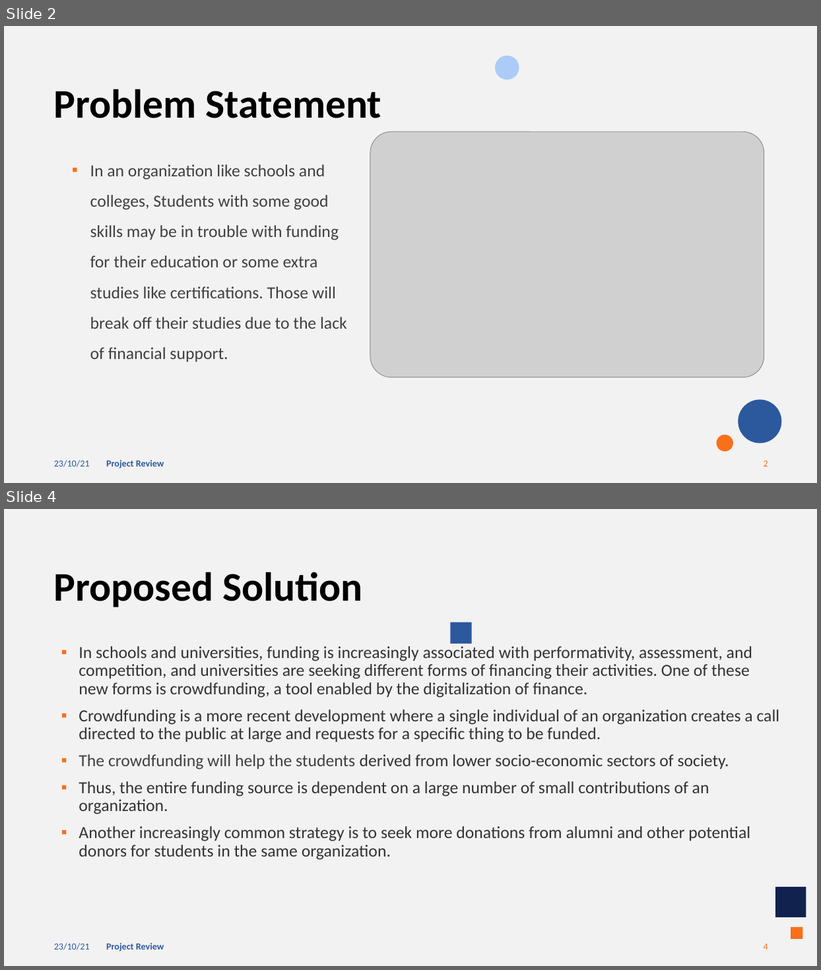
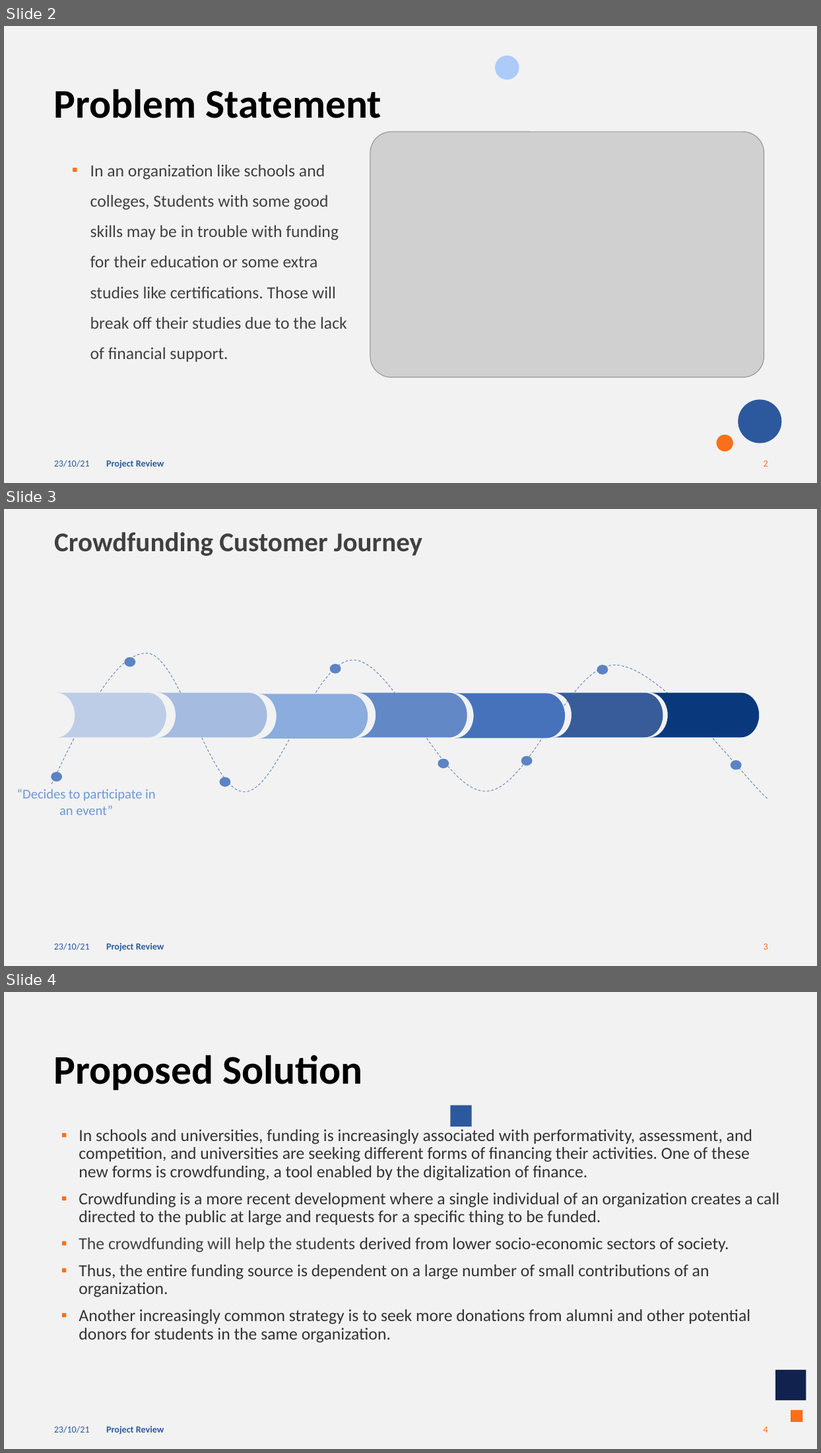
Before and after one commit to karthifairhawn/Fundsho-Crowdfunding-Frontend, a slide deck: Other/Project Review - Product Design and Dev.pptx. Shown one above the other, each under a label of ours: slides 2 and 4 before the commit, slides 2, 3 and 4 after it; the slides between them are not shown. The pictures are 821x970 and 821x1453 pixels, drawn with LibreOffice and Linux fonts; fonts in the diff are those of the drawing; grey boxes stand for pictures. Boxes give left, top, right and bottom in pixels: in the first picture for what was removed or moved away, otherwise in the second. Text is boxed around its words. In the diff, an @@ line names an element or a change of style, - is before the commit and + after.

```diff
--- a/Other/Project Review - Product Design and Dev.pptx
+++ b/Other/Project Review - Product Design and Dev.pptx
@@ slide 3 added at box(4, 509, 817, 966), background #F2F2F2; not listed: 3 template elements that a slide beside it also shows @@
@@ title added at box(54, 532, 422, 556), 32 pt, text #404040, bold @@
+Crowdfunding Customer Journey
@@ freeform shape added at box(52, 654, 768, 799), outline #5C83C4 0.75 pt dashed @@
@@ ellipse added at box(124, 657, 135, 667), fill #5C83C4 @@
@@ ellipse added at box(330, 664, 341, 674), fill #5C83C4 @@
@@ ellipse added at box(597, 665, 608, 675), fill #5C83C4 @@
@@ flow chart online storage added at box(56, 693, 166, 738), fill #BECDE7 @@
@@ flow chart online storage added at box(158, 693, 267, 738), fill #A5BBDF @@
@@ flow chart online storage added at box(258, 694, 368, 739), fill #8AACDE @@
@@ flow chart online storage added at box(358, 693, 467, 738), fill #6288C6 @@
@@ flow chart online storage added at box(455, 693, 565, 738), fill #4572BB @@
@@ flow chart online storage added at box(554, 692, 663, 737), fill #375C99 @@
@@ flow chart online storage added at box(650, 692, 760, 737), fill #09387D @@
@@ ellipse added at box(438, 759, 449, 769), fill #5C83C4 @@
@@ ellipse added at box(521, 756, 532, 766), fill #5C83C4 @@
@@ ellipse added at box(731, 760, 741, 770), fill #5C83C4 @@
@@ ellipse added at box(51, 772, 62, 782), fill #5C83C4 @@
@@ ellipse added at box(219, 778, 230, 787), fill #5C83C4 @@
@@ text added at box(17, 789, 155, 815), 16 pt, text #6E98D6 @@
+“Decides to participate in an event”
```
Also in this commit, not shown: 1 slide changed, 1 slide removed, 8 other files.
